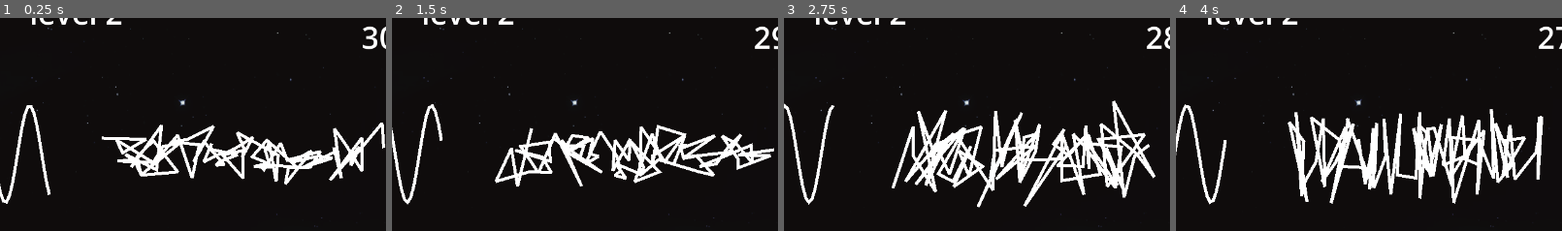
Above: before the commit, frames 1-4 (left to right).
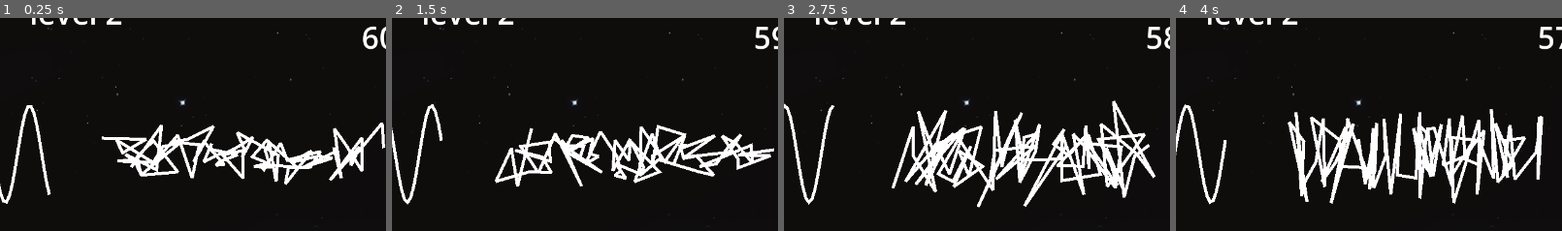
Above: after the commit, the same moments.

Repository: alexgaaranes/jame-gam-50
Game: Godot game, scene res://scenes/level/level2/level2.tscn
Same seed, same stepped clock (60 frames per second), same inputs: the game is played once before the commit and once after it. This scene is started directly instead of the project's main scene.
Inputs (mouse positions are % of the whole screen's width and height, from its top left):
- Up to frame 1 (0.25 s): no input
- Up to frame 2 (1.5 s): drag from (28, 75) to (71, 75) at 0.52 s; drag from (71, 75) to (28, 75) at 1.27 s
- Up to frame 3 (2.75 s): move the mouse to (50, 75) at 2.02 s; hold D (right) from 2.03 s (still down); tap F (Interact) at 2.1 s; click (50, 75) at 2.17 s
- Up to frame 4 (4 s): release D (right) at 2.75 s; drag from (45, 71) to (20, 36) at 2.77 s; move the mouse to (80, 66) at 3.52 s; hold A (left) from 3.53 s (still down); tap F (Interact) at 3.6 s
The pictures show only the part of the screen within x 40-90%, y 10-59%; the shares and areas given below are measured in that part.

The runs differ from the first frame. In frame 1, 0.2% of the frame differs, in the area x 93-98%, y 3-15%; in frame 2, 0.2%; in frame 3, 0.2%; in frame 4, 0.2%.

Commit message:
feat: change time limit to 60 secs in level 2

Diff:
--- a/scenes/level/level2/level_2.gd
+++ b/scenes/level/level2/level_2.gd
@@ -10,7 +10,7 @@
 func _ready() -> void:
 	you_win.visible = false
 	game_over.visible = false
-	timer.start(31)
+	timer.start(61)
 
 # Called every frame. 'delta' is the elapsed time since the previous frame.
 func _process(delta: float) -> void:
